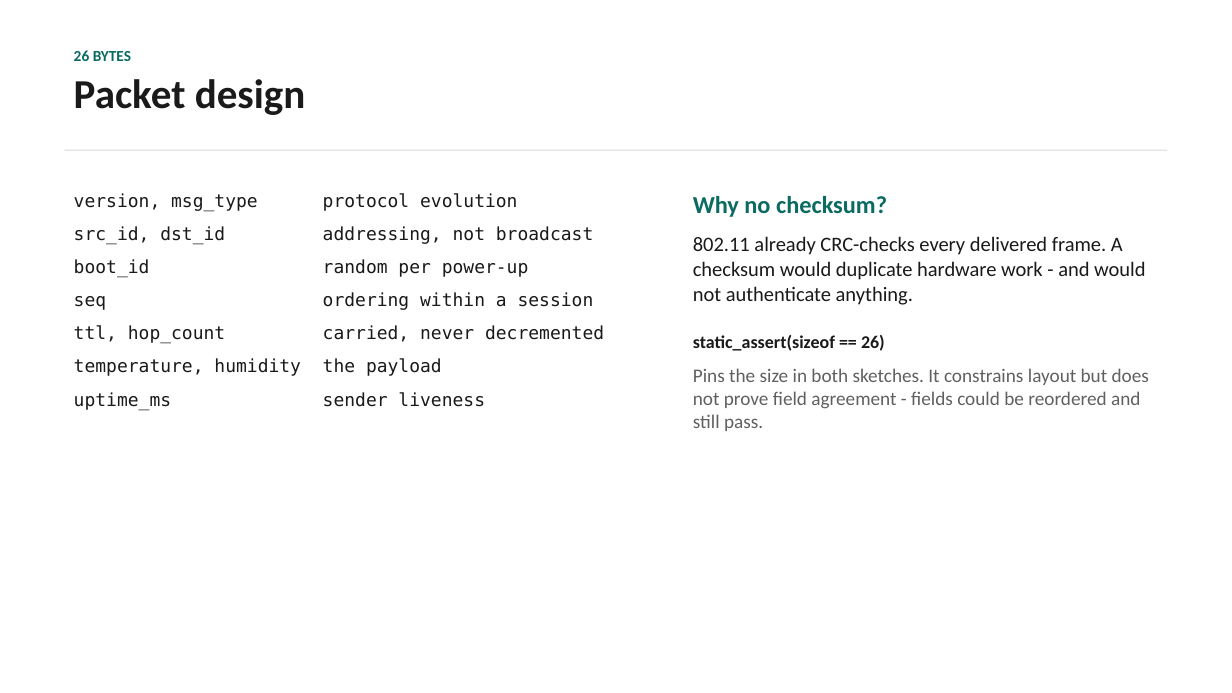
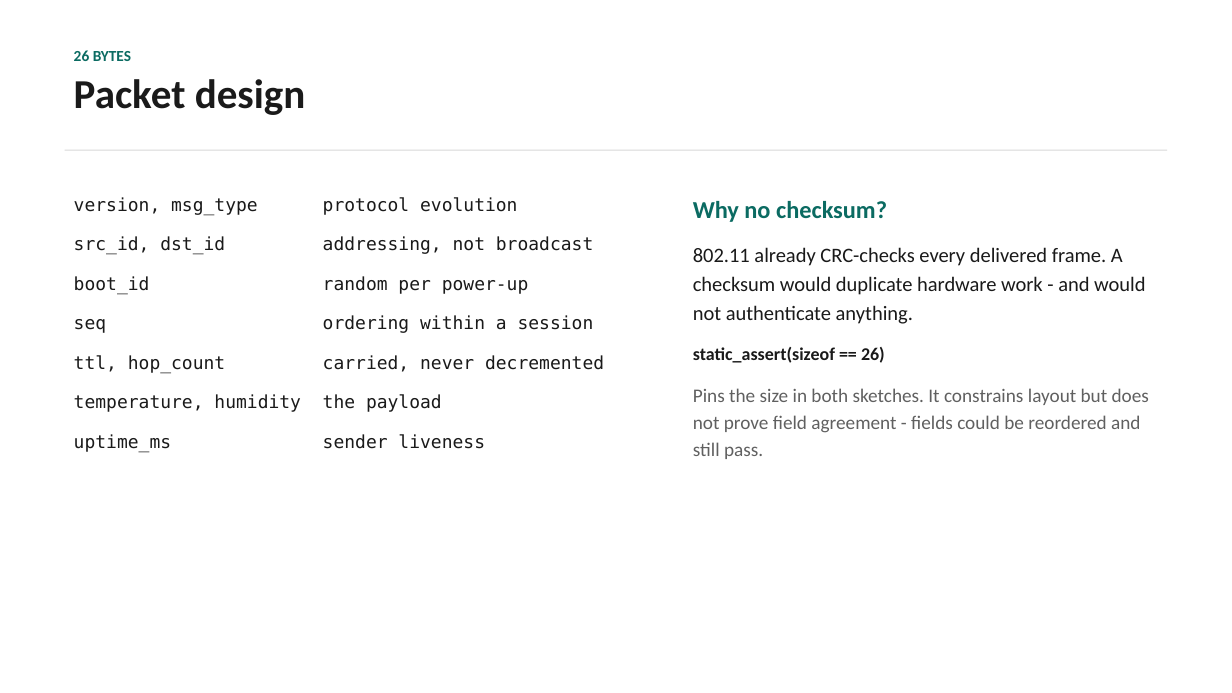
Before and after one commit to bhanuGupta1/esp32-espnow-thingsboard-gateway, a slide deck: slide 7 of PRESENTATION.pptx. Drawn at 1232x693 pixels with LibreOffice and Linux fonts; fonts in the diff are those of the drawing. Boxes give left, top, right and bottom in pixels: in the first picture for what was removed or moved away, otherwise in the second. Text is boxed around its words. In the diff, an @@ line names an element or a change of style, - is before the commit and + after.

```diff
--- a/PRESENTATION.pptx
+++ b/PRESENTATION.pptx
@@ text "version, msg_type protocol evolution" at <box>74,197,604,453</box>: line spacing 1 to 1.18; more space between paragraphs @@
@@ text "Why no checksum?" at <box>693,247,1149,459</box>: line spacing 1 to 1.18; more space between paragraphs; less space between paragraphs @@
```
Also in this commit, not shown: 17 other slides changed, 1 other file.
